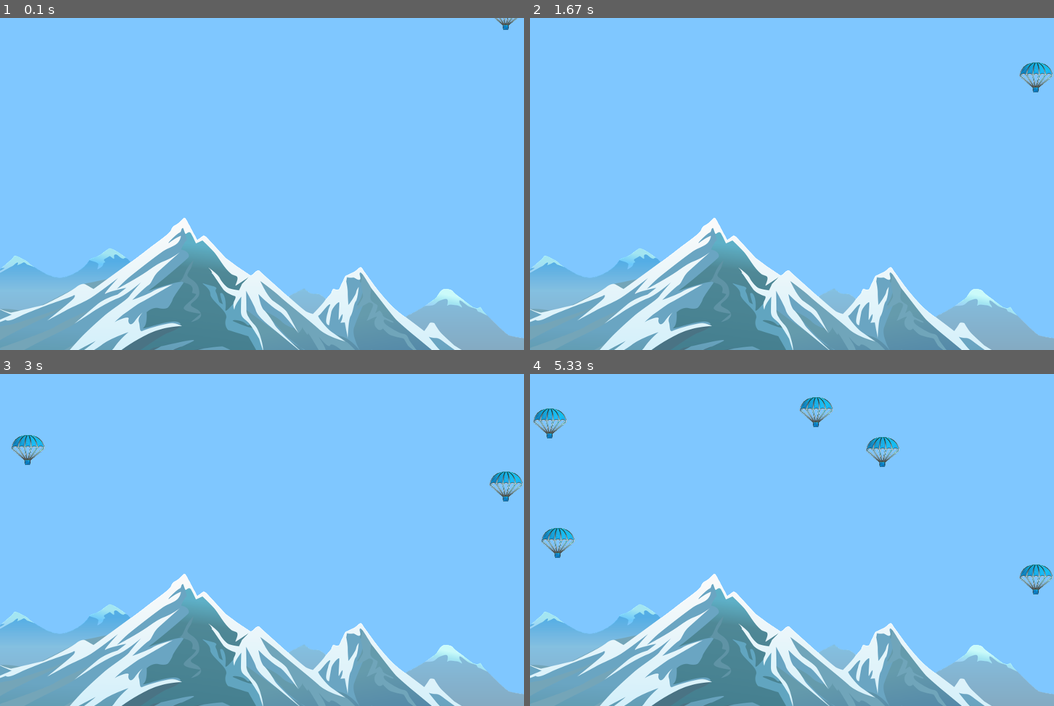
Above: before the commit, frames 1-4 (two rows, left to right).
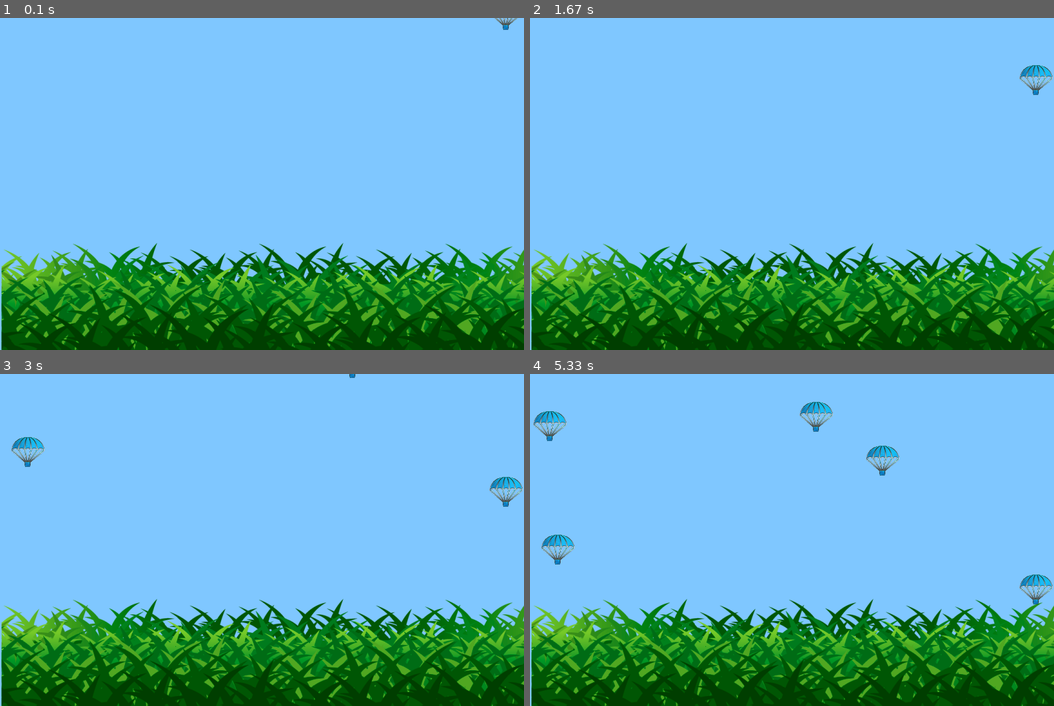
Above: after the commit, the same moments.

Repository: sxkr1z/PyGame-project-2
Game: pygame game, started from Aim Training.py
Two runs of this game, one before a commit and one after it. Both use one fixed random seed, a clock stepped at 60 frames per second and the inputs below.
Inputs (mouse positions are in pixels of both pictures, inside the frame that each line leads up to):
- Up to frame 1 (0.1 s): no input
- Up to frame 2 (1.67 s): click (792, 184) at 0.38 s; click (797, 207) at 0.72 s; click (629, 134) at 1.05 s; click (985, 300) at 1.38 s
- Up to frame 3 (3 s): click (272, 427) at 1.72 s; click (235, 626) at 2.05 s; click (246, 483) at 2.38 s; click (188, 470) at 2.72 s
- Up to frame 4 (5.33 s): click (928, 510) at 3.05 s; click (954, 533) at 3.38 s; click (902, 480) at 3.72 s; click (640, 476) at 4.05 s; click (812, 526) at 4.38 s; click (640, 520) at 4.72 s; click (713, 636) at 5.05 s

The runs differ from the first frame. In frame 1, 28% of the frame differs, in the area x 0-100%, y 60-100%; in frame 2, 29%; in frame 3, 29%; in frame 4, 30%, in the area x 0-100%, y 7-100%.

Commit message:
second commit

Diff:
--- a/main.py
+++ b/Aim Training.py
@@ -34,7 +34,7 @@
 
 
 class Mountain(pg.sprite.Sprite):
-    image = load_image("mountains.png")
+    image = load_image("grass.png")
     mask = pg.mask.from_surface(image)
 
     def __init__(self):
@@ -50,7 +50,7 @@
 
 class Landing(pg.sprite.Sprite):
     image = load_image("pt.png")
-    image_boom = load_image("img.png")
+    image_boom = load_image("bbom.png")
 
     def __init__(self):
         super().__init__(all_sprites)
@@ -65,9 +65,10 @@
     def update(self, *args):
         if not pg.sprite.collide_mask(self, mountain):
             self.rect = self.rect.move(0, 1)
+        else:
+            self.kill()
         if args and args[0].type == pg.MOUSEBUTTONDOWN and self.rect.collidepoint(args[0].pos):
             self.image = self.image_boom
-            all_sprites.update(event)
 
 
 def time_land():
@@ -81,6 +82,8 @@
     for event in pg.event.get():
         if event.type == pg.QUIT:
             running = False
+        if event.type == pg.MOUSEBUTTONDOWN:
+            all_sprites.update(event)
 
     screen.fill(BACKGROUND)
     all_sprites.update()
Binary file added: data/bbom.png
Binary file added: data/grass.png
Binary file removed: data/img.png
Binary file removed: data/mountains.png
